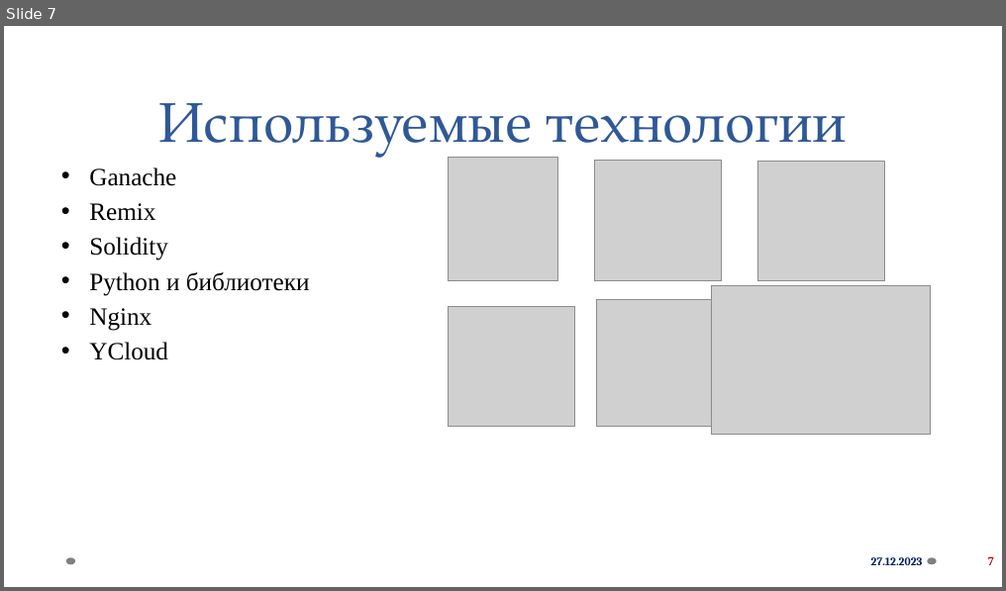
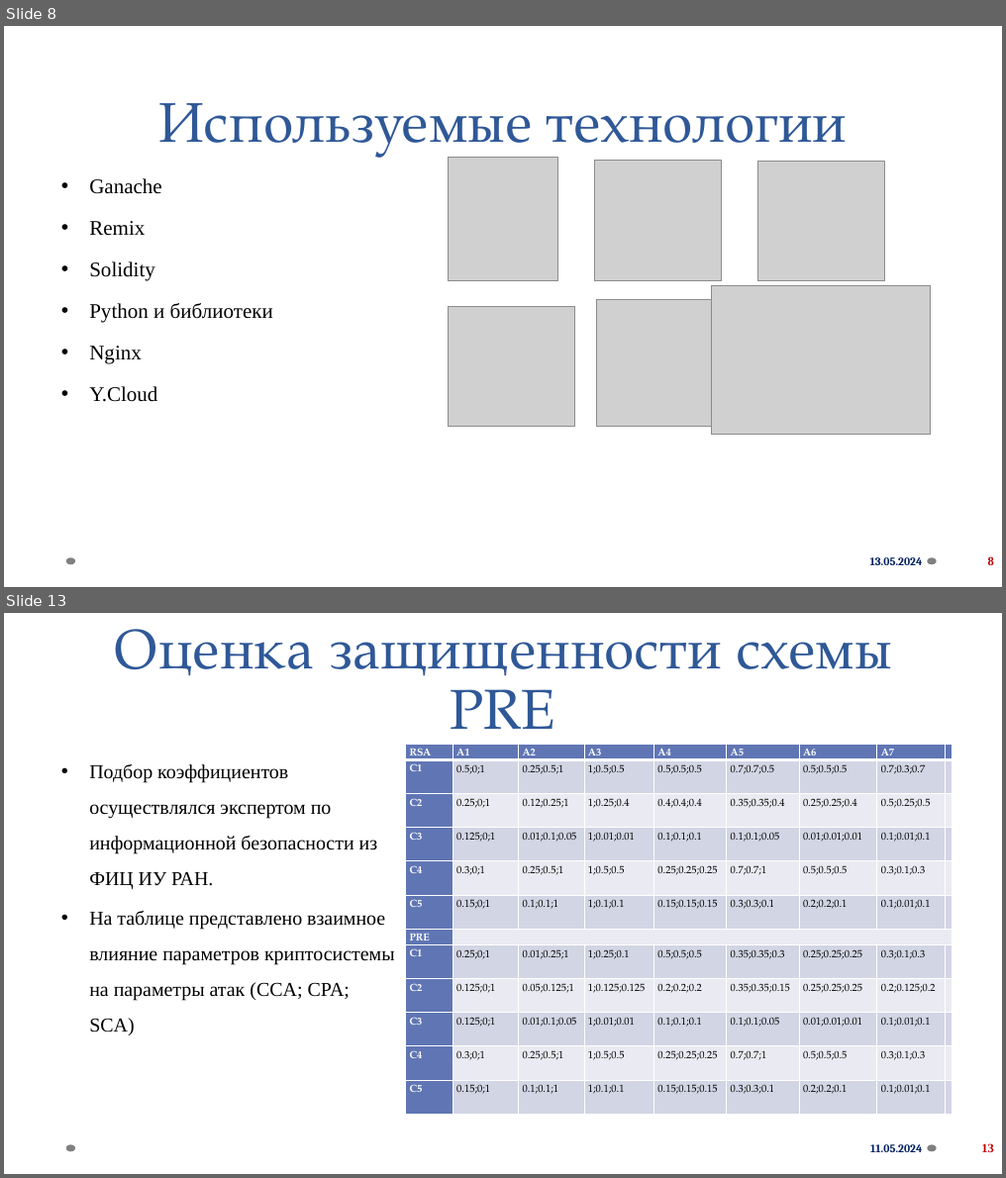
Before and after one commit to mikeezq/pre-system, a slide deck: docs/Книр_КорниловМ.А..pptx. Shown one above the other, each under a label of ours: slide 7 before the commit, slides 8 and 13 after it; the slides between them are not shown. The pictures are 1006x591 and 1006x1178 pixels, drawn with LibreOffice and Linux fonts; fonts in the diff are those of the drawing; grey boxes stand for pictures; background and template pictures are left out. Boxes give left, top, right and bottom in pixels: in the first picture for what was removed or moved away, otherwise in the second. Text is boxed around its words. In the diff, an @@ line names an element or a change of style, - is before the commit and + after.

```diff
--- a/docs/Книр_КорниловМ.А..pptx
+++ b/docs/Книр_КорниловМ.А..pptx
@@ slide 13 added at [4,613,1002,1174], background picture (left out); not listed: 2 template elements that a slide beside it also shows @@
@@ title added at [114,629,892,749], 54 pt, text #2F5897 @@
+Оценка защищенности схемы PRE
@@ table added at [406,744,952,1116], 12 rows, 9 columns @@
+RSA | A1 | A2 | A3 | A4 | A5 | A6 | A7 | 
+C1 | 0.5;0;1 | 0.25;0.5;1 | 1;0.5;0.5 | 0.5;0.5;0.5 | 0.7;0.7;0.5 | 0.5;0.5;0.5 | 0.7;0.3;0.7 | 
+C2 | 0.25;0;1 | 0.12;0.25;1 | 1;0.25;0.4 | 0.4;0.4;0.4 | 0.35;0.35;0.4 | 0.25;0.25;0.4 | 0.5;0.25;0.5 | 
+C3 | 0.125;0;1 | 0.01;0.1;0.05 | 1;0.01;0.01 | 0.1;0.1;0.1 | 0.1;0.1;0.05 | 0.01;0.01;0.01 | 0.1;0.01;0.1 | 
+C4 | 0.3;0;1 | 0.25;0.5;1 | 1;0.5;0.5 | 0.25;0.25;0.25 | 0.7;0.7;1 | 0.5;0.5;0.5 | 0.3;0.1;0.3 | 
+C5 | 0.15;0;1 | 0.1;0.1;1 | 1;0.1;0.1 | 0.15;0.15;0.15 | 0.3;0.3;0.1 | 0.2;0.2;0.1 | 0.1;0.01;0.1 | 
+PRE |  |  |  |  |  |  |  | 
+C1 | 0.25;0;1 | 0.01;0.25;1 | 1;0.25;0.1 | 0.5;0.5;0.5 | 0.35;0.35;0.3 | 0.25;0.25;0.25 | 0.3;0.1;0.3 | 
+C2 | 0.125;0;1 | 0.05;0.125;1 | 1;0.125;0.125 | 0.2;0.2;0.2 | 0.35;0.35;0.15 | 0.25;0.25;0.25 | 0.2;0.125;0.2 | 
+C3 | 0.125;0;1 | 0.01;0.1;0.05 | 1;0.01;0.01 | 0.1;0.1;0.1 | 0.1;0.1;0.05 | 0.01;0.01;0.01 | 0.1;0.01;0.1 | 
+C4 | 0.3;0;1 | 0.25;0.5;1 | 1;0.5;0.5 | 0.25;0.25;0.25 | 0.7;0.7;1 | 0.5;0.5;0.5 | 0.3;0.1;0.3 | 
+C5 | 0.15;0;1 | 0.1;0.1;1 | 1;0.1;0.1 | 0.15;0.15;0.15 | 0.3;0.3;0.1 | 0.2;0.2;0.1 | 0.1;0.01;0.1 | 
@@ text added at [89,764,395,965], 19 pt, text #000000 @@
+• Подбор коэффициентов осуществлялся экспертом по информационной безопасности из ФИЦ ИУ РАН.
+• На таблице представлено взаимное влияние параметров криптосистемы на параметры атак (CCA; CPA; SCA)
@@ text added at [870,1145,922,1153], 11 pt, text #002060, bold @@
+11.05.2024
@@ page number added at [981,1144,994,1153], 12 pt, text #C00000, bold @@
+13
@@ what was slide 7 is now slide 8 @@
@@ slide 8 changed as well @@
@@ text at [89,178,273,365]: size 24 to 20 pt in "Ganache", "Remix", "Solidity", "Python и библиотеки" and 1 more places; line spacing 1 to 1.5 @@
@@ text at [89,386,157,402]: text changed; size 24 to 20 pt @@
-• YCloud
+• Y.Cloud
@@ text at [870,558,923,566]: text changed @@
-27.12.2023
+13.05.2024
@@ page number at [988,556,994,569]: text changed @@
-7
+8
```
Also in this commit, not shown: 7 other slides changed, 5 other slides added, 7 other files.
